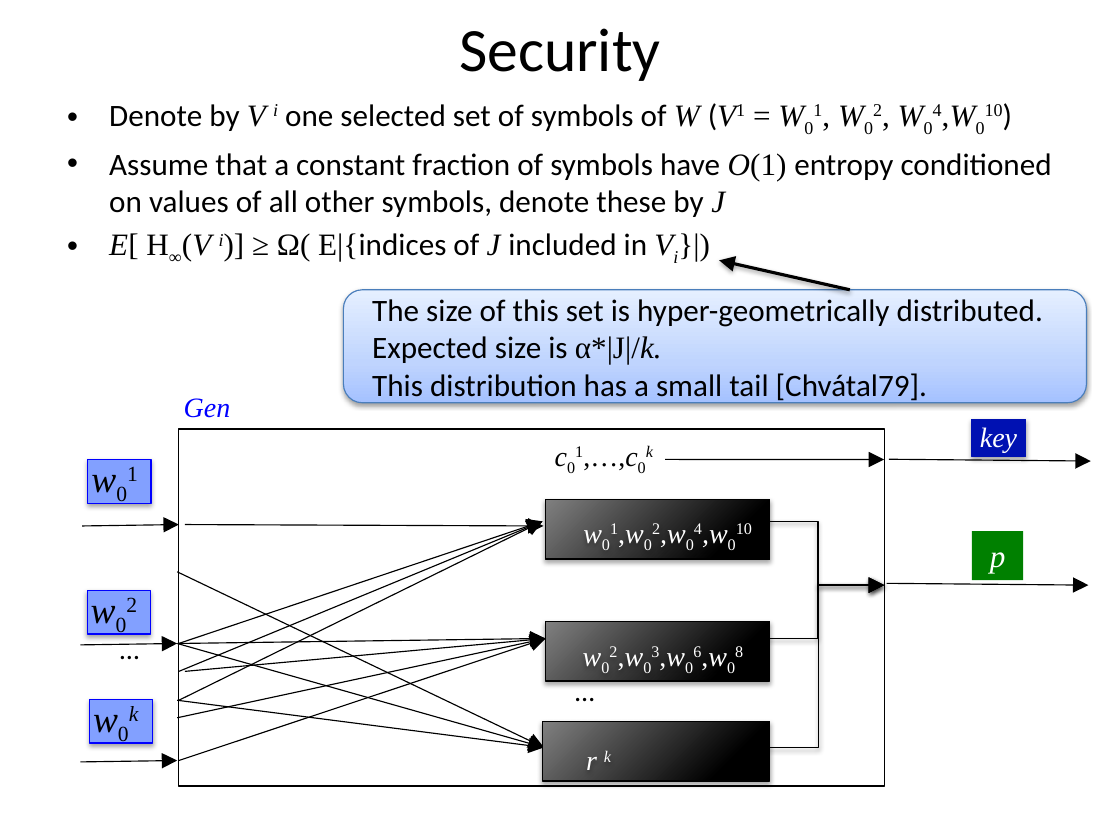
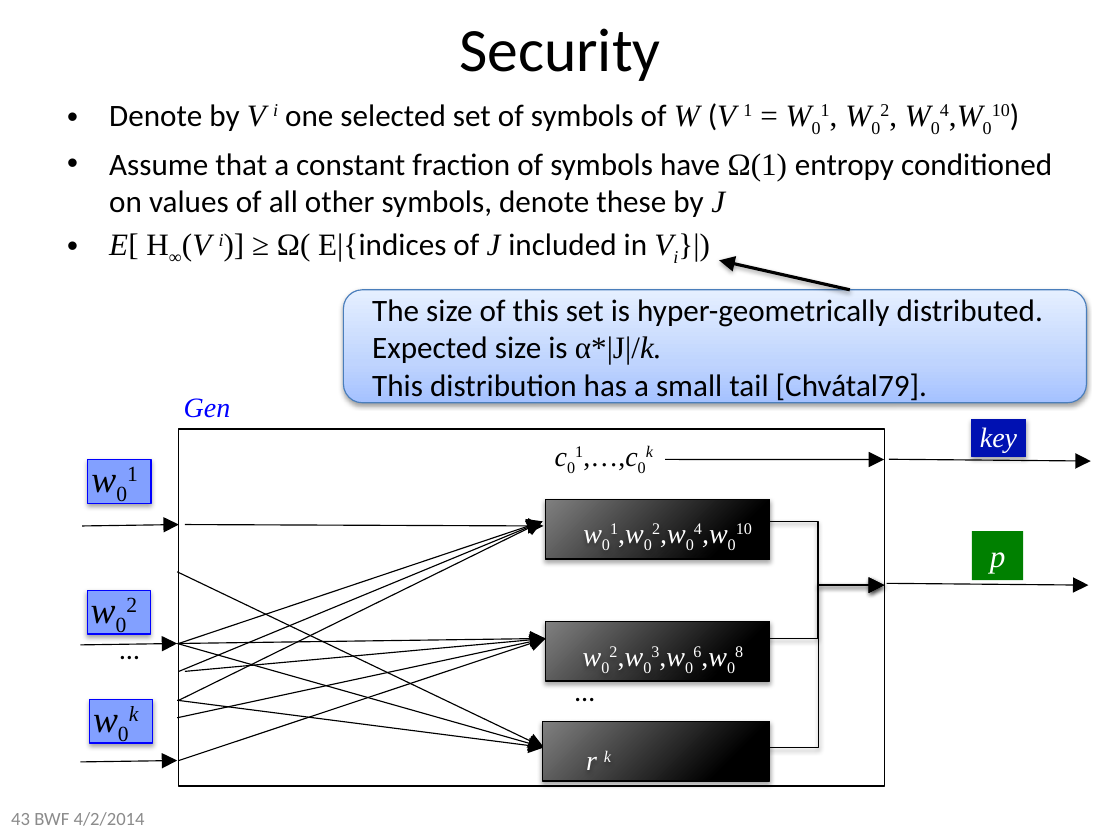
Before and after one commit to xianruimeng/comp-fuzzy-ext, a slide deck: slide 43 of constantRate/KeyDerivationWithNegativeUsable.pptx (slide 41 before the commit). Drawn at 1120x840 pixels with LibreOffice and Linux fonts; fonts in the diff are those of the drawing. Boxes give left, top, right and bottom in pixels: in the first picture for what was removed or moved away, otherwise in the second. Text is boxed around its words. In the diff, an @@ line names an element or a change of style, - is before the commit and + after.

```diff
--- a/constantRate/KeyDerivationWithNegativeUsable.pptx
+++ b/constantRate/KeyDerivationWithNegativeUsable.pptx
@@ text at (109,103,1052,217): text changed @@
-• Denote by V i one selected set of symbols of W (V1 = W01, W02, W04,W010)
-• Assume that a constant fraction of symbols have O(1) entropy conditioned on values of all other symbols, denote these by J
+• Denote by V i one selected set of symbols of W (V 1 = W01, W02, W04,W010)
+• Assume that a constant fraction of symbols have Ω(1) entropy conditioned on values of all other symbols, denote these by J
@@ text added at (11,812,145,826), 12 pt, text #8C8C8C @@
+43 BWF 4/2/2014
```
Also in this commit, not shown: 43 other slides changed, 8 slides added.
